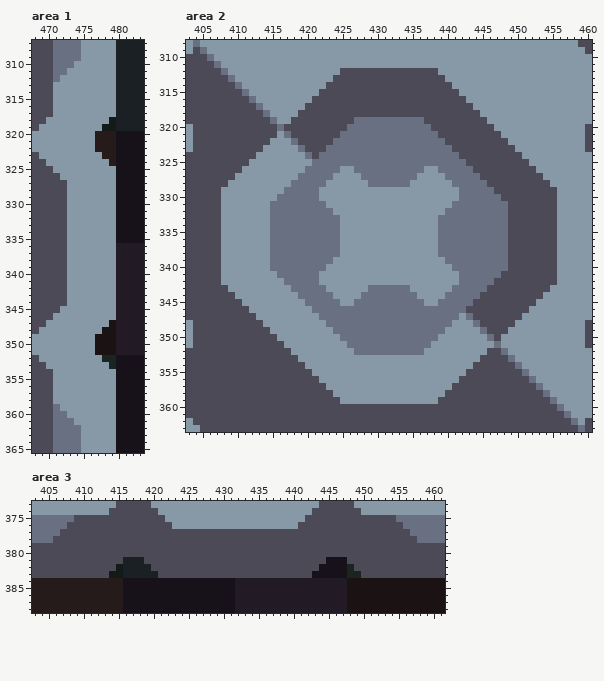
One commit to this pixel-art file: assets/sprites/atlas/atlas.ase. The picture above was drawn from the file before the commit.
736x736 pixels, 1 frame. Colours within 5 levels of each other are drawn and written as one. Shown: area 1: x 468..483, y 307..365; area 2: x 403..460, y 308..363; area 3: x 403..461, y 373..388. The commit also changed other parts of the picture, which this record leaves out.
The result:
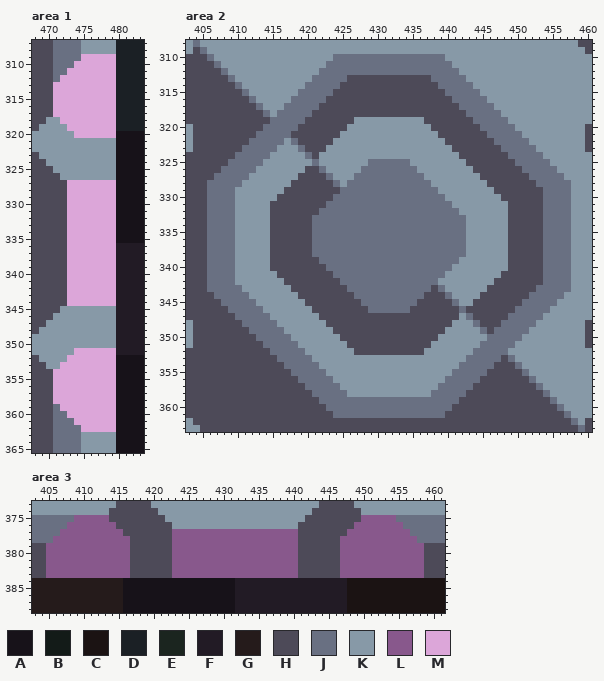
Palette (. is transparent): A #171219  B #131b18  C #1b1313  D #1b2025  E #1b251f  F #221b25  G #251b1b  H #4d4a58  J #697082  K #8799a7  L #88588c  M #dca6d9
The exact change:
Changed rows in their new state; - is an unchanged pixel.
Area 1, layer "blocks":
first column x 471:
309 ----MMMMM
310 ---MMMMMM
311 --MMMMMMM
312 -MMMMMMMM
313 MMMMMMMMM
314 MMMMMMMMM
315 MMMMMMMMM
316 MMMMMMMMM
317 MMMMMMMMM
318 -MMMMMMMM
319 --MMMMMMM
320 ---MMMMMM
321 ------KKK
322 ------KKK
323 -------KK
324 --------K
327 --MMMMMMM
328 --MMMMMMM
329 --MMMMMMM
330 --MMMMMMM
331 --MMMMMMM
332 --MMMMMMM
333 --MMMMMMM
334 --MMMMMMM
335 --MMMMMMM
336 --MMMMMMM
337 --MMMMMMM
338 --MMMMMMM
339 --MMMMMMM
340 --MMMMMMM
341 --MMMMMMM
342 --MMMMMMM
343 --MMMMMMM
344 --MMMMMMM
347 --------K
348 -------KK
349 ------KKK
350 ------KKK
351 ---MMMMMM
352 --MMMMMMM
353 -MMMMMMMM
354 MMMMMMMMM
355 MMMMMMMMM
356 MMMMMMMMM
357 MMMMMMMMM
358 MMMMMMMMM
359 -MMMMMMMM
360 --MMMMMMM
361 ---MMMMMM
362 ----MMMMM
Area 2, layer "blocks":
first column x 406:
310 ------------------JJJJJJJJJJJJJJJJ------------------
311 -----------------JJJJJJJJJJJJJJJJJJ-----------------
312 ----------------JJJJJJJJJJJJJJJJJJJJ----------------
313 ---------------JJJJJ------------JJJJJ---------------
314 --------------JJJJJ--------------JJJJJ--------------
315 -------------JJJJJ----------------JJJJJ-------------
316 ------------JJJJJ------------------JJJJJ------------
317 -----------JJJJJ--------------------JJJJJ-----------
318 ----------JJJJJ----------------------JJJJJ----------
319 ----------JJJJ-------KKKKKKKKKK-------JJJJJ---------
320 --------JJ-JJ-------KKKKKKKKKKKK-------JJJJJ--------
321 -------JJJJ--------KKKKKKKKKKKKKK-------JJJJJ-------
322 ------JJJJJ-------KKKKKKKKKKKKKKKK-------JJJJJ------
323 -----JJJJJ-------KKKKKKKKKKKKKKKKKK-------JJJJJ-----
324 ----JJJJJ-------KKKKKKKKKKKKKKKKKKKK-------JJJJJ----
325 ---JJJJJ--------KKKKKKK------KKKKKKKK-------JJJJJ---
326 --JJJJJ-------HH-KK--K--------K--KKKKK-------JJJJJ--
327 -JJJJJ-------HHHH----J--------J---KKKKK-------JJJJJ-
328 JJJJJ-------HHHHHHJ-JJJ------JJJ---KKKKK-------JJJJJ
329 JJJJ-------HHHHHHHHJJJJJJJJJJJJJJ---KKKKK-------JJJJ
330 JJJJ------HHHHHHHHJJJJJJJJJJJJJJJJ--KKKKKK------JJJJ
331 JJJJ-----HHHHHHHHJJJJJJJJJJJJJJJJJJKKKKKKKK-----JJJJ
332 JJJJ-----HHHHHHH--JJJJJJJJJJJJJJJJ--KKKKKKK-----JJJJ
333 JJJJ-----HHHHHH----JJJJJJJJJJJJJJ----KKKKKK-----JJJJ
334 JJJJ-----HHHHHH----JJJJJJJJJJJJJJ----KKKKKK-----JJJJ
335 JJJJ-----HHHHHH----JJJJJJJJJJJJJJ----KKKKKK-----JJJJ
336 JJJJ-----HHHHHH----JJJJJJJJJJJJJJ----KKKKKK-----JJJJ
337 JJJJ-----HHHHHH----JJJJJJJJJJJJJJ----KKKKKK-----JJJJ
338 JJJJ-----HHHHHH----JJJJJJJJJJJJJJ----KKKKKK-----JJJJ
339 JJJJ-----HHHHHHH--JJJJJJJJJJJJJJJJ--KKKKKKK-----JJJJ
340 JJJJ-----HHHHHHHHJJJJJJJJJJJJJJJJJJKKKKKKKK-----JJJJ
341 JJJJ------HHHHHHHHJJJJJJJJJJJJJJJJ--KKKKKK------JJJJ
342 JJJJ-------HHHHHHHHJJJJJJJJJJJJJJ---KKKKK-------JJJJ
343 JJJJJ-------HHHHHHHHJJJ------JJJHJ-KKKKK-------JJJJJ
344 -JJJJJ-------HHHHHHHHJ--------JHHH-KKKK-------JJJJJ-
345 --JJJJJ-------HHHHHHHH--------HHHHH-KK-------JJJJJ--
346 ---JJJJJ-------HHHHHHHH------HHHHHHH--------JJJJJ---
347 ----JJJJJ-------HHHHHHHHHHHHHHHHHHHH-------JJJJJ----
348 -----JJJJJ-------HHHHHHHHHHHHHHHHHH-------JJJJJ-----
349 ------JJJJJ-------HHHHHHHHHHHHHHHH-------JJJJJ------
350 -------JJJJJ-------HHHHHHHHHHHHHH--------JJJJ-------
351 --------JJJJJ-------HHHHHHHHHHHH-------JJ-JJ--------
352 ---------JJJJJ-------HHHHHHHHHH-------JJJJ----------
353 ----------JJJJJ----------------------JJJJJ----------
354 -----------JJJJJ--------------------JJJJJ-----------
355 ------------JJJJJ------------------JJJJJ------------
356 -------------JJJJJ----------------JJJJJ-------------
357 --------------JJJJJ--------------JJJJJ--------------
358 ---------------JJJJJ------------JJJJJ---------------
359 ----------------JJJJJJJJJJJJJJJJJJJJ----------------
360 -----------------JJJJJJJJJJJJJJJJJJ-----------------
361 ------------------JJJJJJJJJJJJJJJJ------------------
Area 3, layer "blocks":
first column x 405:
375 ----LLLLL------------------------------------LLLLL----
376 ---LLLLLLL----------------------------------LLLLLLL---
377 --LLLLLLLLL-------LLLLLLLLLLLLLLLLLL-------LLLLLLLLL--
378 -LLLLLLLLLLL------LLLLLLLLLLLLLLLLLL------LLLLLLLLLLL-
379 LLLLLLLLLLLL------LLLLLLLLLLLLLLLLLL------LLLLLLLLLLLL
380 LLLLLLLLLLLL------LLLLLLLLLLLLLLLLLL------LLLLLLLLLLLL
381 LLLLLLLLLLLLHH----LLLLLLLLLLLLLLLLLL----HHLLLLLLLLLLLL
382 LLLLLLLLLLLLHHH---LLLLLLLLLLLLLLLLLL---HHHLLLLLLLLLLLL
383 LLLLLLLLLLLLHHHH--LLLLLLLLLLLLLLLLLL--HHHHLLLLLLLLLLLL
Where, in picture pixels (left, top, right, bottom), the same in both pictures:
changed: (53, 54, 116, 432)
changed: (207, 54, 571, 418)
changed: (46, 515, 424, 578)
